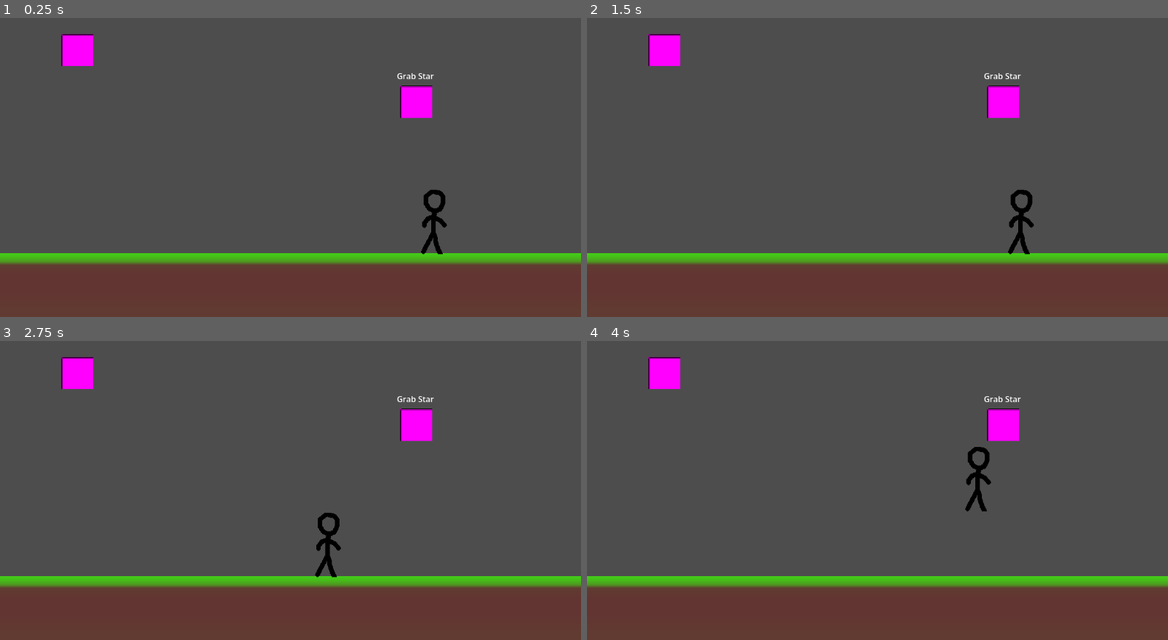
Above: before the commit, frames 1-4 (two rows, left to right).
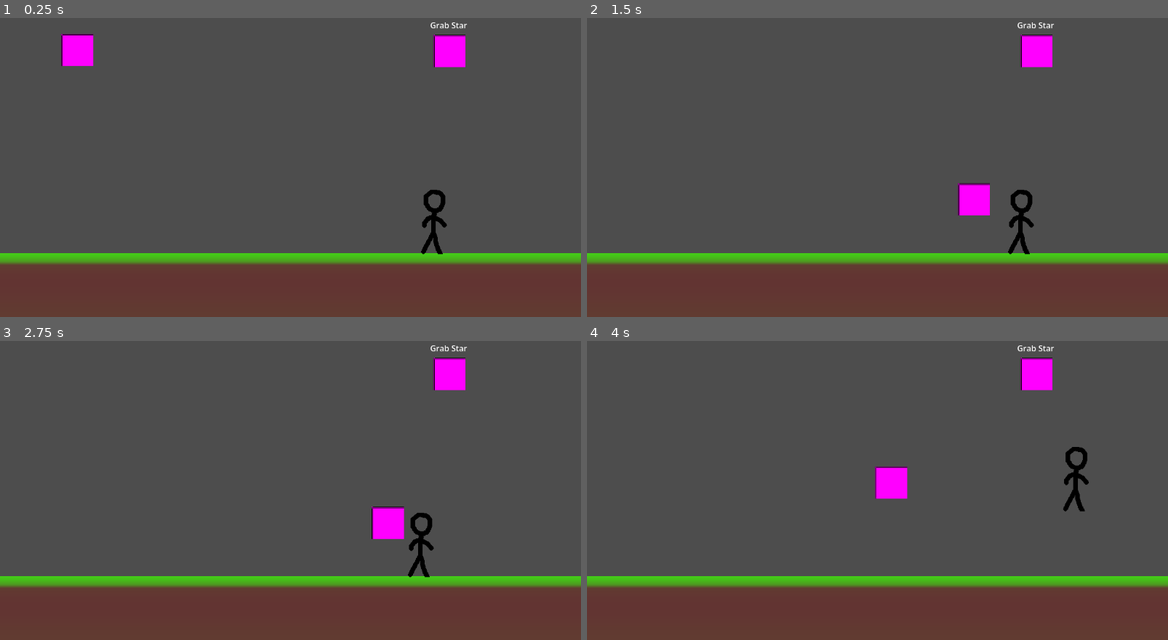
Above: after the commit, the same moments.

Repository: TheCubicCyborg/Starzan
Game: Godot game, scene res://Levels/yank_star_test.tscn
Two runs of this game, one before a commit and one after it. Both use one fixed random seed, a clock stepped at 60 frames per second and the inputs below. This scene is started directly instead of the project's main scene.
Inputs (mouse positions are in pixels of both pictures, inside the frame that each line leads up to):
- Up to frame 1 (0.25 s): no input
- Up to frame 2 (1.5 s): tap Enter (ui_accept) at 0.5 s; drag from (662, 50) to (1005, 101) at 0.52 s; drag from (1005, 101) to (848, 218) at 1.27 s
- Up to frame 3 (2.75 s): tap Enter (ui_accept) at 2 s; move the mouse to (348, 406) at 2.02 s; hold A (move_left) from 2.03 s (still down); click (348, 406) at 2.17 s
- Up to frame 4 (4 s): release A (move_left) at 2.75 s; drag from (848, 541) to (703, 427) at 2.77 s; move the mouse to (1051, 526) at 3.52 s; hold D (move_right) from 3.53 s (still down); click (1051, 526) at 3.67 s; tap Space (jump) at 3.77 s

The runs differ from the first frame. In frame 1, 1.4% of the frame differs, in the area x 68-81%, y 1-34%; in frame 2, 2.5%; in frame 3, 3.4%, in the area x 10-81%, y 1-80%; in frame 4, 3.4%.

Commit message:
Standardizing stars

Diff:
--- /dev/null
+++ b/Entities/grab_star2.gd
@@ -0,0 +1,11 @@
+class_name GrabStar2 extends Star
+
+var length: float
+
+func _input_event(viewport, event, shape_idx):
+	if event is InputEventMouseButton:
+		if event.is_pressed():
+			activate()
+
+func activate():
+	length = position.distance_to(GameManager.player.position)
--- /dev/null
+++ b/Entities/grab_star2.tscn
@@ -0,0 +1,33 @@
+[gd_scene format=3 uid="uid://dqly0i0uqy536"]
+
+[ext_resource type="Script" uid="uid://dla6g8uek7bv2" path="res://Entities/grab_star2.gd" id="1_gul6d"]
+
+[sub_resource type="PlaceholderTexture2D" id="PlaceholderTexture2D_0e48y"]
+size = Vector2(64, 64)
+
+[sub_resource type="RectangleShape2D" id="RectangleShape2D_epypp"]
+size = Vector2(64, 64)
+
+[sub_resource type="RectangleShape2D" id="RectangleShape2D_gul6d"]
+size = Vector2(64, 64)
+
+[node name="GrabStar2" type="Area2D" unique_id=1483779697]
+script = ExtResource("1_gul6d")
+
+[node name="Sprite2D" type="Sprite2D" parent="." unique_id=1504645497]
+texture = SubResource("PlaceholderTexture2D_0e48y")
+
+[node name="CollisionShape2D" type="CollisionShape2D" parent="." unique_id=2039221457]
+shape = SubResource("RectangleShape2D_epypp")
+
+[node name="Label" type="Label" parent="." unique_id=1903412412]
+offset_left = -38.0
+offset_top = -63.0
+offset_right = 36.0
+offset_bottom = -14.0
+text = "Grab Star"
+
+[node name="StaticBody2D" type="StaticBody2D" parent="." unique_id=591622817]
+
+[node name="CollisionShape2D" type="CollisionShape2D" parent="StaticBody2D" unique_id=252053649]
+shape = SubResource("RectangleShape2D_gul6d")
--- a/Entities/star.gd
+++ b/Entities/star.gd
@@ -1 +1,5 @@
-class_name Star extends CollisionObject2D
+@abstract
+class_name Star extends Area2D
+
+@abstract
+func activate()
--- a/Entities/yank_star.gd
+++ b/Entities/yank_star.gd
@@ -1,6 +1,4 @@
-class_name YankStar extends StaticBody2D
-
-var TEMP_PULL_LOCATION: Vector2 = Vector2(576.5,400)
+class_name YankStar extends Star
 
 var moving: bool = false
 var away: bool = false #if moving, true -> moving away from home position, false -> moving to home position
@@ -10,19 +8,22 @@
 @export var wait_time: float = 2
 @export_range(0,1.0) var away_weight: float = 0.5
 @export_range(0,1.0) var return_speed: float = 5
+@onready var static_body = $StaticBody2D
 
 func _ready():
 	source = position
 
-#func _input_event(viewport, event, shape_idx):
-	#if event is InputEventMouseButton:
-		#if event.is_pressed() and not moving and not away:
-			#moving = true
-			#away = true
-			#destination = TEMP_PULL_LOCATION
+func _input_event(viewport, event, shape_idx):
+	if event is InputEventMouseButton:
+		if event.is_pressed():
+			activate()
 
 func activate():
-	pass
+	if not moving and not away:
+		moving = true
+		away = true
+		var dir_vec = (GameManager.player.position - position)
+		destination = position + dir_vec - (dir_vec.normalized() * 100)
 
 func _physics_process(delta):
 	var start_position = position
@@ -44,8 +45,6 @@
 			wait_timer = 0
 			moving = true
 			away = false
-	constant_linear_velocity = (position - start_position)/delta
-	if constant_linear_velocity.y < 0:
-		constant_linear_velocity.y = 0
-	elif constant_linear_velocity.y > 0:
-		constant_linear_velocity.y += get_gravity().y
+	static_body.constant_linear_velocity = (position - start_position)/delta
+	if static_body.constant_linear_velocity.y < 0:
+		static_body.constant_linear_velocity.y = 0
--- /dev/null
+++ b/Entities/yank_star.tscn
@@ -0,0 +1,25 @@
+[gd_scene format=3 uid="uid://c460f08yco645"]
+
+[ext_resource type="Script" uid="uid://d15ynqgsfaojm" path="res://Entities/yank_star.gd" id="1_h3tkt"]
+
+[sub_resource type="RectangleShape2D" id="RectangleShape2D_8taa3"]
+size = Vector2(64, 64)
+
+[sub_resource type="PlaceholderTexture2D" id="PlaceholderTexture2D_w4ftx"]
+size = Vector2(64, 64)
+
+[node name="YankStar" type="Area2D" unique_id=1041927568]
+script = ExtResource("1_h3tkt")
+wait_time = 1.0
+away_weight = 0.1
+
+[node name="StaticBody2D" type="StaticBody2D" parent="." unique_id=1206161143]
+
+[node name="CollisionShape2D" type="CollisionShape2D" parent="StaticBody2D" unique_id=852779084]
+shape = SubResource("RectangleShape2D_8taa3")
+
+[node name="Sprite2D" type="Sprite2D" parent="." unique_id=1478956272]
+texture = SubResource("PlaceholderTexture2D_w4ftx")
+
+[node name="CollisionShape2D" type="CollisionShape2D" parent="." unique_id=507038971]
+shape = SubResource("RectangleShape2D_8taa3")
--- a/Levels/yank_star_test.tscn
+++ b/Levels/yank_star_test.tscn
@@ -1,9 +1,8 @@
 [gd_scene format=3 uid="uid://7vfukyfkg2s4"]
 
-[ext_resource type="Script" uid="uid://d15ynqgsfaojm" path="res://Entities/yank_star.gd" id="1_w4ftx"]
-[ext_resource type="Script" uid="uid://c8o7l5hj5ojbo" path="res://Player/Scripts/player_dude.gd" id="2_p5nd5"]
-[ext_resource type="Texture2D" uid="uid://kei3lixd7xjs" path="res://Assets/placeholder_dude.png" id="3_5ygy6"]
-[ext_resource type="PackedScene" uid="uid://cm34nyquqmqxj" path="res://Entities/grab_star.tscn" id="4_1b0sh"]
+[ext_resource type="PackedScene" uid="uid://c460f08yco645" path="res://Entities/yank_star.tscn" id="1_5ygy6"]
+[ext_resource type="PackedScene" uid="uid://dqly0i0uqy536" path="res://Entities/grab_star2.tscn" id="2_1b0sh"]
+[ext_resource type="PackedScene" uid="uid://dc3whaxx3jqvn" path="res://Player/player_dude.tscn" id="3_5ygy6"]
 
 [sub_resource type="RectangleShape2D" id="RectangleShape2D_y32ns"]
 size = Vector2(1154.5, 125)
@@ -17,16 +16,6 @@
 gradient = SubResource("Gradient_y32ns")
 fill_to = Vector2(0, 1)
 
-[sub_resource type="PlaceholderTexture2D" id="PlaceholderTexture2D_w4ftx"]
-size = Vector2(64, 64)
-
-[sub_resource type="RectangleShape2D" id="RectangleShape2D_8taa3"]
-size = Vector2(64, 64)
-
-[sub_resource type="CapsuleShape2D" id="CapsuleShape2D_w4ftx"]
-radius = 32.0
-height = 128.0
-
 [node name="YankTestScene" type="Node2D" unique_id=161238367]
 
 [node name="StaticBody2D" type="StaticBody2D" parent="." unique_id=1217467274]
@@ -39,29 +28,11 @@
 scale = Vector2(18.04, 2)
 texture = SubResource("GradientTexture2D_wtcfe")
 
-[node name="YankStar" type="StaticBody2D" parent="." unique_id=1697386517]
+[node name="GrabStar2" parent="." unique_id=1483779697 instance=ExtResource("2_1b0sh")]
+position = Vector2(891, 119)
+
+[node name="YankStar" parent="." unique_id=1041927568 instance=ExtResource("1_5ygy6")]
 position = Vector2(153, 117)
-input_pickable = true
-script = ExtResource("1_w4ftx")
-wait_time = 1.0
-away_weight = 0.1
 
-[node name="Sprite2D" type="Sprite2D" parent="YankStar" unique_id=217011775]
-texture = SubResource("PlaceholderTexture2D_w4ftx")
-
-[node name="CollisionShape2D" type="CollisionShape2D" parent="YankStar" unique_id=1334883827]
-shape = SubResource("RectangleShape2D_8taa3")
-
-[node name="PlayerDude" type="CharacterBody2D" parent="." unique_id=1328772738]
+[node name="PlayerDude" parent="." unique_id=2027622154 instance=ExtResource("3_5ygy6")]
 position = Vector2(859, 449)
-collision_layer = 2
-script = ExtResource("2_p5nd5")
-
-[node name="CollisionShape2D" type="CollisionShape2D" parent="PlayerDude" unique_id=397189114]
-shape = SubResource("CapsuleShape2D_w4ftx")
-
-[node name="Sprite2D" type="Sprite2D" parent="PlayerDude" unique_id=60240562]
-texture = ExtResource("3_5ygy6")
-
-[node name="GrabStar" parent="." unique_id=1483779697 instance=ExtResource("4_1b0sh")]
-position = Vector2(825, 220)
--- a/Player/Scripts/kinematic_player.gd
+++ b/Player/Scripts/kinematic_player.gd
@@ -1,5 +1,5 @@
 extends CharacterBody2D
-class_name Player
+#class_name Player
 
 const SPEED = 300.0
 const JUMP_VELOCITY = -400.0
--- a/Player/Scripts/player_dude.gd
+++ b/Player/Scripts/player_dude.gd
@@ -1,11 +1,11 @@
-extends CharacterBody2D
+class_name Player extends CharacterBody2D
 
 
 const SPEED = 300.0
 const JUMP_VELOCITY = -800.0
 
 func _ready():
-	pass
+	GameManager.player = self
 
 func _physics_process(delta):
 	# Add the gravity.
--- /dev/null
+++ b/Player/player_dude.tscn
@@ -0,0 +1,18 @@
+[gd_scene format=3 uid="uid://dc3whaxx3jqvn"]
+
+[ext_resource type="Script" uid="uid://c8o7l5hj5ojbo" path="res://Player/Scripts/player_dude.gd" id="1_b2f5l"]
+[ext_resource type="Texture2D" uid="uid://kei3lixd7xjs" path="res://Assets/placeholder_dude.png" id="2_d5bhx"]
+
+[sub_resource type="CapsuleShape2D" id="CapsuleShape2D_w4ftx"]
+radius = 32.0
+height = 128.0
+
+[node name="PlayerDude" type="CharacterBody2D" unique_id=2027622154]
+collision_layer = 2
+script = ExtResource("1_b2f5l")
+
+[node name="CollisionShape2D" type="CollisionShape2D" parent="." unique_id=1085275590]
+shape = SubResource("CapsuleShape2D_w4ftx")
+
+[node name="Sprite2D" type="Sprite2D" parent="." unique_id=187147318]
+texture = ExtResource("2_d5bhx")
Not shown, added: Entities/grab_star2.gd.uid
Not shown, added: Levels/yank_star_test.tscn443841197.tmp
Not shown, added: Levels/yank_star_test.tscn522787966.tmp
